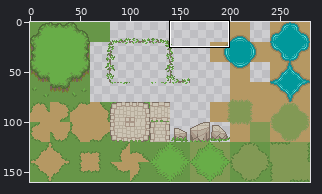
File history of a sprite sheet, Assets/Visuals/Sprites/Feature/ForestTiles.png. The first picture is a wide view before the edit; the outline marks the close-up.
Close-up. Before the edit:
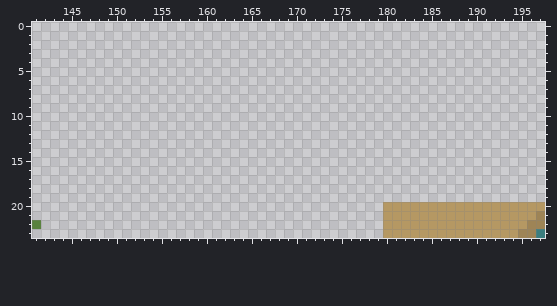
The file is 280x160 pixels. Shown: x 141..197, y 0..23.
After:
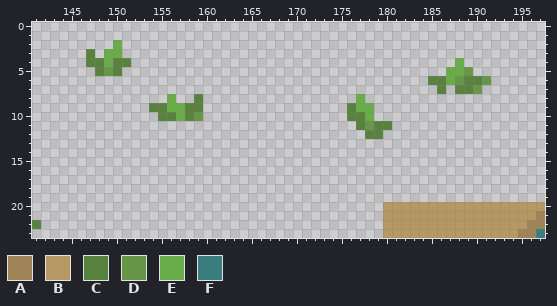
Palette (. is transparent): A #9e8456  B #b59863  C #59823e  D #679648  E #68ad48  F #3b7e7f
The edit:
y 2: x 150 . -> E
y 3: x 147 . -> C; x 149..150 .. -> EE
y 4: x 147..151 ..... -> CCECC; x 188 . -> E
y 5: x 148..150 ... -> CDC; x 187..189 ... -> EED
y 6: x 185..191 ....... -> CCEDCCD
y 7: x 186 . -> C; x 188..190 ... -> CCD
y 8: x 156 . -> E; x 159 . -> C; x 177 . -> E
y 9: x 154..159 ...... -> CCEECC; x 176..178 ... -> CEE
y 10: x 155..159 ..... -> CCECD; x 176..178 ... -> CCE
y 11: x 177..180 .... -> CDCC
y 12: x 178..179 .. -> CC
Pixel boxes of the changes (left, top, right, bottom) in both close-ups:
added: (86, 40, 131, 76)
added: (347, 58, 491, 139)
added: (149, 94, 203, 121)
